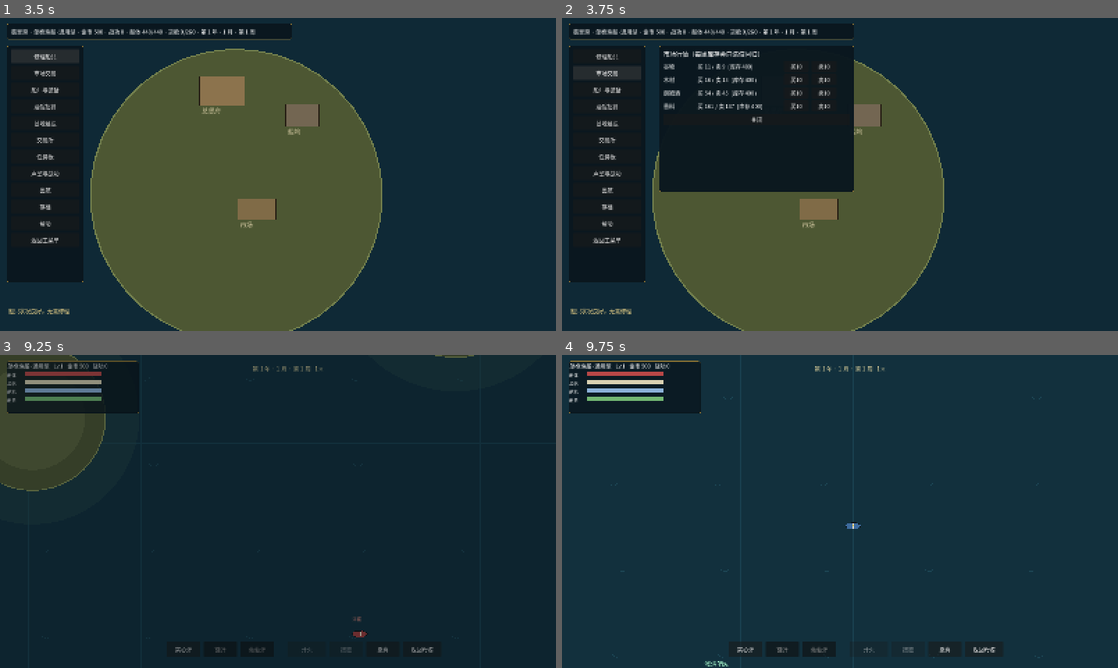
Above: before the commit, frames 1-4 (two rows, left to right).
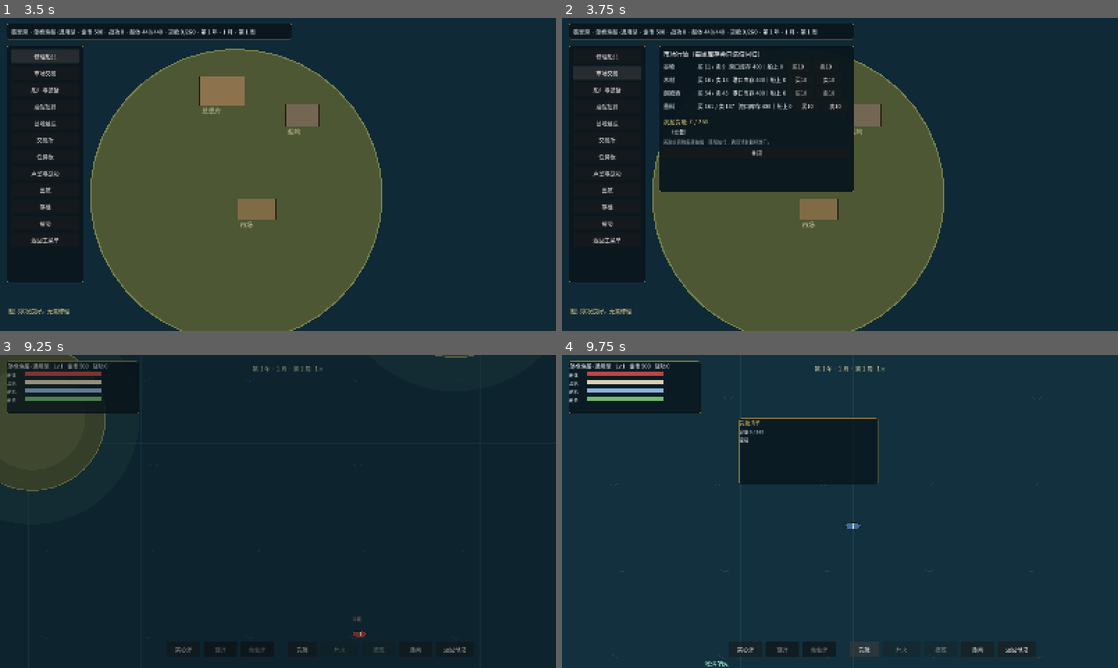
Above: after the commit, the same moments.

Repository: lucifermbbgh/OceanHero
Game: Godot game, scene res://scenes/main.tscn
Two runs of this game, one before a commit and one after it. Both use one fixed random seed, a clock stepped at 60 frames per second and the inputs below.
Inputs (mouse positions are in pixels of both pictures, inside the frame that each line leads up to):
- Up to frame 1 (3.5 s): tap Enter at 0.5 s; move the mouse to (400, 158) at 0.52 s; hold D (steer_right) 0.53-1.25 s; tap B at 0.6 s; click (400, 158) at 0.67 s; tap Space at 0.77 s; click "新游戏" at 1.25 s; drag from (166, 190) to (250, 237) at 2.02 s; click "修理船只" at 2.75 s
- Up to frame 2 (3.75 s): click "市场交易" at 3.5 s
- Up to frame 3 (9.25 s): click "船厂与装备" at 4.25 s; click "酒馆招募" at 5 s; click "基地建设" at 5.75 s; click "交易所" at 6.5 s; click "任务板" at 7.25 s; click "声望与战功" at 8 s; click "出航" at 8.75 s
- Up to frame 4 (9.75 s): click (862, 649) at 9.5 s, where only the run after the commit has a clickable "货舱"

Frame 1 is identical in both runs. In frame 2, 1.2% of the frame differs, in the area x 18-51%, y 14-44%; in frame 3, 0.2%; in frame 4, 5.6%, in the area x 31-86%, y 20-97%.

Commit message:
fix: 打捞点不刷进岛、货舱可见、撤离不再一键脱战
- 打捞点改为 _clear_water_pos()：离任意岛边 >=260px，兜底取最远离岛位置
- 市场每行显示 港口库存 X｜船上 Y；底部新增「我船货舱」汇总
- 海上命令栏新增「货舱」按钮，可随时查看容量与各货数量
- 撤离改为自动驶离目标，敌人仍会追；新增交战状态提示（被追击距离/脱离倒计时）
- 统一互动提示，移除重复的一套文案
- 新增 6 项测试，集成 321 项全绿

Diff:
--- a/scripts/base/base_scene.gd
+++ b/scripts/base/base_scene.gd
@@ -369,7 +369,8 @@
 		name_l.custom_minimum_size = Vector2(90, 0)
 		row.add_child(name_l)
 		var price_l := Label.new()
-		price_l.text = "买 %d / 卖 %d  (库存 %d)" % [bp, sp, stock]
+		var have := int(GameState.cargo.get(id, 0))
+		price_l.text = "买 %d / 卖 %d   港口库存 %d｜船上 %d" % [bp, sp, stock, have]
 		price_l.custom_minimum_size = Vector2(240, 0)
 		row.add_child(price_l)
 		var b_buy := Button.new()
@@ -383,6 +384,36 @@
 		b_sell.custom_minimum_size = Vector2(72, 32)
 		b_sell.pressed.connect(func(): _sell(cid, 10, sp))
 		row.add_child(b_sell)
+	# 船上货舱汇总：买的东西到底装在哪儿
+	var sep := HSeparator.new()
+	market_list.add_child(sep)
+	var hold_head := Label.new()
+	hold_head.text = "我船货舱  %.0f / %.0f" % [GameState.cargo_used(), float(GameState.cargo_capacity())]
+	hold_head.add_theme_font_size_override("font_size", 17)
+	hold_head.add_theme_color_override("font_color", Color(0.85, 0.78, 0.5))
+	market_list.add_child(hold_head)
+	var any := false
+	for id in [&"grain", &"timber", &"rum", &"spice"]:
+		var have := int(GameState.cargo.get(id, 0))
+		if have <= 0:
+			continue
+		any = true
+		var cc: Resource = DataRegistry.get_commodity(id)
+		var line := Label.new()
+		line.text = "　%s × %d" % [String(cc.display_name), have]
+		line.add_theme_font_size_override("font_size", 15)
+		market_list.add_child(line)
+	if not any:
+		var empty := Label.new()
+		empty.text = "　（空载）"
+		empty.add_theme_font_size_override("font_size", 15)
+		market_list.add_child(empty)
+	var tip := Label.new()
+	tip.text = "买到的货物直接装船，随船航行；卖货请到目标港口。"
+	tip.add_theme_font_size_override("font_size", 13)
+	tip.add_theme_color_override("font_color", Color(0.65, 0.7, 0.72))
+	market_list.add_child(tip)
+
 	var close := Button.new()
 	close.text = "关闭"
 	close.custom_minimum_size = Vector2(120, 34)
--- a/scripts/sea/sea_scene.gd
+++ b/scripts/sea/sea_scene.gd
@@ -544,7 +544,32 @@
 	if not _has_quest("gather"):
 		return
 	for i in range(3):
-		salvages.append(_random_spawn_pos())
+		salvages.append(_clear_water_pos())
+
+## 找一个"既不在岛上、也不贴着岛"的海面位置（打捞点专用）
+func _clear_water_pos() -> Vector2:
+	for attempt in range(60):
+		var p: Vector2 = _random_spawn_pos()
+		if _dist_to_nearest_island(p) > 260.0:
+			return p
+	# 兜底：全图找最远离岛的格子中心
+	var best: Vector2 = Vector2(SEA_SIZE * 0.5, SEA_SIZE * 0.5)
+	var best_d := -1.0
+	for gx in range(1, 8):
+		for gy in range(1, 8):
+			var q := Vector2(float(gx) * SEA_SIZE / 8.0, float(gy) * SEA_SIZE / 8.0)
+			var d: float = _dist_to_nearest_island(q)
+			if d > best_d:
+				best_d = d
+				best = q
+	return best
+
+## 到最近岛屿边缘的距离（正数表示在岛外）
+func _dist_to_nearest_island(p: Vector2) -> float:
+	var best := 1.0e9
+	for isl in islands:
+		best = minf(best, p.distance_to(isl[0]) - float(isl[1]))
+	return best
 
 func _has_quest(type_name: String) -> bool:
 	for q in GameState.quests_active:
@@ -814,25 +839,11 @@
 	_faction_ai(delta)
 	_refresh_quest_hud()
 	hud.set_prompt(interact_prompt())
+	_refresh_cargo_hud()
+	_refresh_hint()
 	if camera != null and player != null and is_instance_valid(player):
 		camera.position = player.position
-	if hud != null and player != null:
-		var near_back: bool = player.position.distance_to(BACK_GATE) < 240.0
-		var near_fwd: bool = player.position.distance_to(FORWARD_GATE) < 240.0
-		var near_out: bool = player.position.distance_to(outpost_pos) < 240.0
-		if near_out:
-			hud.set_hint("按 E 进入浅湾哨站  ·  市场 / 换船 / 交付订单")
-		elif near_back:
-			hud.set_hint("按 E %s" % ("返回母港" if map_index <= 1 else "返回 %s" % _map_name(map_index - 1)))
-		elif near_fwd:
-			if map_index >= 9:
-				hud.set_hint("航道尽头 · 王冠之海")
-			elif GameState.is_map_cleared(map_index):
-				hud.set_hint("按 E 前往 %s" % _map_name(map_index + 1))
-			else:
-				hud.set_hint("航门锁闭 · 击败本图 Boss 才能开启")
-		else:
-			hud.set_hint("")
+	# 互动提示统一由 interact_prompt() 提供，这里不再重复一套
 
 func _update_bounty_hunters(delta: float) -> void:
 	hunter_timer -= delta
@@ -1203,6 +1214,47 @@
 		best = minf(best, player.global_position.distance_to(sv))
 	return best
 
+## 把货舱内容推给 HUD
+func _refresh_cargo_hud() -> void:
+	var lines: Array = []
+	for cid in GameState.cargo:
+		var amount := int(GameState.cargo[cid])
+		if amount <= 0:
+			continue
+		var c: Resource = DataRegistry.get_commodity(cid)
+		if c == null:
+			continue
+		lines.append("%s × %d（占 %.0f 单位）" % [String(c.display_name), amount,
+			float(amount) * float(c.volume)])
+	var body := "空载" if lines.is_empty() else "\n".join(lines)
+	hud.update_cargo("容量 %.0f / %.0f\n%s" % [GameState.cargo_used(),
+		float(GameState.cargo_capacity()), body])
+
+## 交战状态提示：被追击距离 / 脱离进度
+func _refresh_hint() -> void:
+	if player == null or not is_instance_valid(player):
+		return
+	var chaser = null
+	var min_d := 1.0e9
+	for e in enemies:
+		if not is_instance_valid(e) or not e.get("alive"):
+			continue
+		if e.get("target") != player:
+			continue
+		var d: float = e.global_position.distance_to(player.global_position)
+		if d < min_d:
+			min_d = d
+			chaser = e
+	if chaser == null:
+		hud.set_combat_hint("")
+		return
+	var need: float = player.DISENGAGE_DIST
+	if min_d >= need:
+		var left: float = maxf(0.0, float(player.DISENGAGE_TIME) - float(chaser.get("disengage_timer")))
+		hud.set_combat_hint("脱离中 · 保持距离 %.0f 秒" % left)
+	else:
+		hud.set_combat_hint("被追击 · 距离 %d / 需拉开 %d" % [int(min_d), int(need)])
+
 func _lock_target(enemy) -> void:
 	player.auto_fire = false
 	player.target = enemy
@@ -1238,15 +1290,20 @@
 		hud.ticker("风帆或舵机已毁，无法撤离")
 		return
 	var t = player.target
+	# 撤离 = 自动驶离当前目标，但不免除"必须真的拉开距离"这条规则：
+	# 敌人仍会追，直到满足 1600px / 5 秒的脱战条件
+	var away_dir: Vector2 = Vector2.RIGHT.rotated(player.heading)
+	if t != null and is_instance_valid(t):
+		away_dir = (player.global_position - t.global_position).normalized()
 	player.target = null
 	player.engaged = false
-	var flee: Vector2 = (player.position + Vector2.RIGHT.rotated(player.heading) * 1400.0).clamp(
+	var flee: Vector2 = (player.position + away_dir * 1800.0).clamp(
 		Vector2(100, 100), Vector2(SEA_SIZE - 100, SEA_SIZE - 100))
 	player.nav_queue = _route_to(flee)
 	player.nav_target = null
-	if t != null and is_instance_valid(t):
-		t.target = null
-		t.engaged = false
+	player.dodging = true
+	player.dodge_timer = 8.0
+	hud.ticker("撤离中：甩开追击 5 秒即可脱战")
 	hud.ticker("已脱离战斗")
 
 func _on_boarding_pressed() -> void:
--- a/scripts/ship/sea_ship.gd
+++ b/scripts/ship/sea_ship.gd
@@ -55,6 +55,8 @@
 var _avoiding := false         # 是否正在绕障（带滞回）
 var _avoid_side := 1.0         # 锁定的绕行侧，进入时决定，离开前不变
 var last_attacker = null
+var dodging := false           # 玩家按下撤离后的一段时间内处于"主动脱离"
+var dodge_timer := 0.0
 var heading := 0.0
 var nav_target = null
 var nav_queue: Array = []
@@ -350,6 +352,10 @@
 
 func _update_firing(delta: float) -> void:
 	_update_disengage(delta)
+	if dodging:
+		dodge_timer -= delta
+		if dodge_timer <= 0.0:
+			dodging = false
 	# 换目标（含首次锁定）时重新开始一轮装填，避免"刚锁定就立刻开火"
 	if target != _last_target:
 		_last_target = target
--- a/scripts/ui/sea_hud.gd
+++ b/scripts/ui/sea_hud.gd
@@ -25,6 +25,10 @@
 var _quest_rows: Array = []
 var _quest_panel: PanelContainer = null
 var _prompt_lbl: Label
+var _hint_lbl: Label
+var _cargo_panel: PanelContainer = null
+var _cargo_label: Label
+var _cargo_btn: Button
 var _retreat_btn: Button
 var _ticker_timer := 0.0
 
@@ -36,6 +40,7 @@
 	add_child(root)
 
 	_build_prompt(root)
+	_build_cargo_panel(root)
 	_build_player_panel(root)
 	_build_quest_panel(root)
 	_build_target_panel(root)
@@ -128,6 +133,46 @@
 	_prompt_lbl.position = Vector2(400, 806)
 	_prompt_lbl.custom_minimum_size = Vector2(800, 30)
 	root.add_child(_prompt_lbl)
+
+	_hint_lbl = Label.new()
+	_hint_lbl.text = ""
+	_hint_lbl.visible = false
+	_hint_lbl.add_theme_font_size_override("font_size", 15)
+	_hint_lbl.add_theme_color_override("font_color", Color(0.9, 0.6, 0.55))
+	_hint_lbl.horizontal_alignment = HORIZONTAL_ALIGNMENT_CENTER
+	_hint_lbl.position = Vector2(400, 782)
+	_hint_lbl.custom_minimum_size = Vector2(800, 26)
+	root.add_child(_hint_lbl)
+
+func _build_cargo_panel(root: Control) -> void:
+	var vb := _make_panel(root, Vector2(510, 182), Vector2(400, 190))
+	_cargo_panel = vb.get_parent() as PanelContainer
+	_cargo_panel.visible = false
+	var head := Label.new()
+	head.text = "货舱清单"
+	head.add_theme_font_size_override("font_size", 15)
+	head.add_theme_color_override("font_color", Color(0.88, 0.76, 0.42))
+	vb.add_child(head)
+	_cargo_label = Label.new()
+	_cargo_label.add_theme_font_size_override("font_size", 13)
+	_cargo_label.autowrap_mode = TextServer.AUTOWRAP_WORD_SMART
+	_cargo_label.custom_minimum_size = Vector2(370, 0)
+	vb.add_child(_cargo_label)
+
+func toggle_cargo() -> void:
+	if _cargo_panel != null:
+		_cargo_panel.visible = not _cargo_panel.visible
+
+func update_cargo(text: String) -> void:
+	if _cargo_label != null:
+		_cargo_label.text = text
+
+## 交战状态提示（被追击 / 脱离进度）
+func set_combat_hint(text: String) -> void:
+	if _hint_lbl == null:
+		return
+	_hint_lbl.text = text
+	_hint_lbl.visible = text != ""
 
 ## 场景每帧告诉 HUD 当前可以按 E 做什么
 func set_prompt(text: String) -> void:
@@ -227,6 +272,12 @@
 	sep.custom_minimum_size = Vector2(20, 0)
 	hb.add_child(sep)
 
+	_cargo_btn = Button.new()
+	_cargo_btn.text = "货舱"
+	_cargo_btn.custom_minimum_size = Vector2(84, 38)
+	_cargo_btn.pressed.connect(func(): toggle_cargo())
+	hb.add_child(_cargo_btn)
+
 	_fire_btn = Button.new()
 	_fire_btn.text = "开火"
 	_fire_btn.custom_minimum_size = Vector2(110, 38)
--- a/tests/integration/run.gd
+++ b/tests/integration/run.gd
@@ -554,6 +554,42 @@
 		"progress=%d" % int(GameState.quests_active[0].get("progress", 0)))
 	_ok(s2.salvages.size() == 2, "打捞点被消耗", "left=%d" % s2.salvages.size())
 
+	# 打捞点不能刷在岛上
+	var min_island_gap := 1.0e9
+	for sv2 in s2.salvages:
+		min_island_gap = minf(min_island_gap, s2._dist_to_nearest_island(sv2))
+	_ok(min_island_gap > 200.0, "打捞点不会刷在岛屿范围内", "最近离岛边 %.0f px" % min_island_gap)
+
+	# 撤离不会瞬间解除敌方追击
+	GameState.reset_new_game()
+	GameState.current_map = 3
+	var s3 = load("res://scenes/sea/sea_scene.tscn").instantiate()
+	add_child(s3)
+	await _frames(3)
+	var pursuer = s3.enemies[0]
+	pursuer.global_position = s3.player.global_position + Vector2(500, 0)
+	pursuer.target = s3.player
+	s3._on_retreat_pressed()
+	_ok(pursuer.target == s3.player, "撤离后敌人仍会继续追（不能一键脱战）")
+	_ok(s3.player.nav_queue.size() >= 1, "撤离会规划远离航线")
+	s3.queue_free()
+	await _frames(2)
+
+	# 货舱 HUD 文本
+	GameState.reset_new_game()
+	GameState.add_cargo(&"grain", 12)
+	var s4 = load("res://scenes/sea/sea_scene.tscn").instantiate()
+	add_child(s4)
+	await _frames(3)
+	s4._refresh_cargo_hud()
+	var cargo_txt: String = s4.hud._cargo_label.text
+	_ok(cargo_txt.contains("谷物"), "货舱清单显示商品名", cargo_txt.replace("\n", " / "))
+	_ok(cargo_txt.contains("12"), "货舱清单显示数量")
+	_ok(cargo_txt.contains("容量"), "货舱清单显示容量")
+	s4.queue_free()
+	await _frames(2)
+	GameState.cargo.clear()
+
 	s2.player.global_position = s2.outpost_pos + Vector2(120, 0)
 	_ok(s2.interact_prompt().contains("哨站"), "靠近哨站提示进入", s2.interact_prompt())
 	s2.player.global_position = s2.BACK_GATE + Vector2(100, 0)
@@ -772,7 +808,8 @@
 	for e in s3.enemies:
 		if e.get("is_boss"):
 			continue
-		if e.global_position.distance_to(s3.player.global_position) < s3.PLAYER_SAFE_RADIUS - 1.0:
+		# 用 home_pos（出生点快照）判定，避免单位已经开动后距离变小造成误判
+		if e.home_pos.distance_to(s3.player.global_position) < s3.PLAYER_SAFE_RADIUS - 1.0:
 			too_close += 1
 	_ok(too_close == 0, "没有单位刷在玩家安全区内", "越界=%d" % too_close)
 
Binary file added: docs/screenshots/34-cargo.png
Not shown, changed: docs/02-systems-design.md
Not shown, changed: docs/06-design-changelog.md
Not shown, changed: docs/09-playtest-record.md
